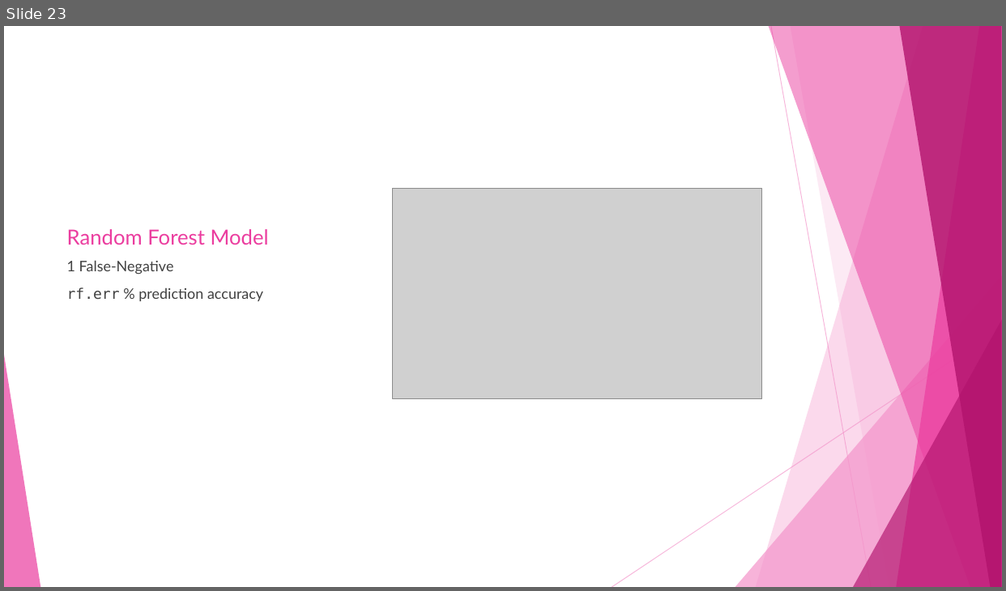
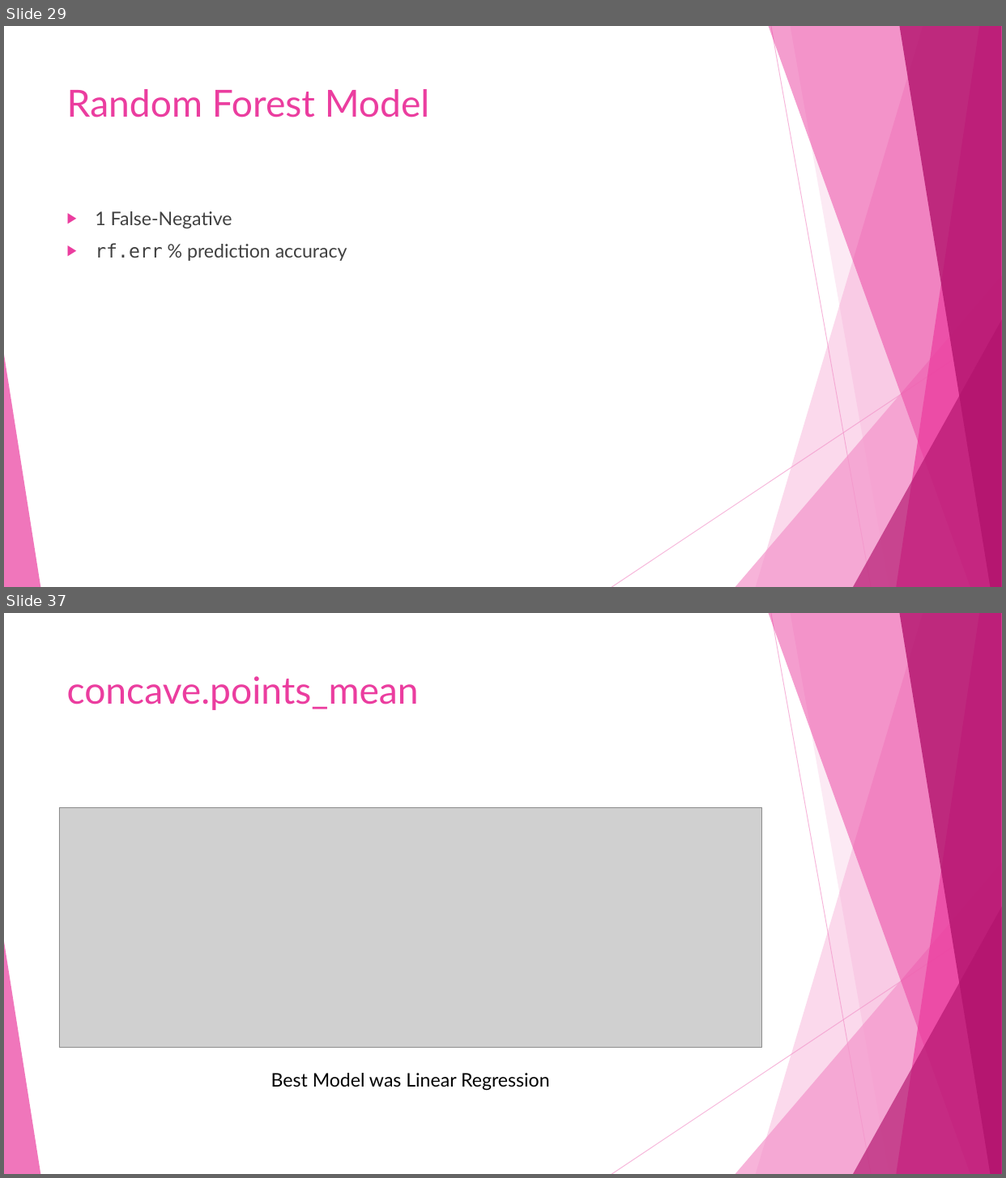
Before and after one commit to dlaposata/Breast_Cancer_Analysis, a slide deck: powerpoint.pptx. Shown one above the other, each under a label of ours: slide 23 before the commit, slides 29 and 37 after it; the slides between them are not shown. The pictures are 1006x591 and 1006x1178 pixels, drawn with LibreOffice and Linux fonts; fonts in the diff are those of the drawing; grey boxes stand for pictures. Boxes give left, top, right and bottom in pixels: in the first picture for what was removed or moved away, otherwise in the second. Text is boxed around its words. In the diff, an @@ line names an element or a change of style, - is before the commit and + after.

```diff
--- a/powerpoint.pptx
+++ b/powerpoint.pptx
@@ slide 37 added at (x1=4, y1=613, x2=1002, y2=1174), background #FFFFFF; not listed: 10 template elements that a slide beside it also shows @@
@@ title added at (x1=67, y1=676, x2=419, y2=710), 36 pt, text #EB3D9F @@
+concave.points_mean
@@ picture added at (x1=59, y1=807, x2=762, y2=1048) @@
@@ text added at (x1=271, y1=1073, x2=550, y2=1091), 18 pt, text #000000 @@
+Best Model was Linear Regression
@@ what was slide 23 is now slide 29 @@
@@ slide 29 changed as well @@
@@ title "Random Forest Model" moved from (x1=67, y1=229, x2=269, y2=245) to (x1=67, y1=89, x2=430, y2=118) @@
@@ title "Random Forest Model" at (x1=67, y1=89, x2=430, y2=118): size 20 to 36 pt; vertical alignment bottom to top @@
@@ picture removed at (x1=393, y1=189, x2=761, y2=399) @@
@@ text "1 False-Negative" moved from (x1=67, y1=260, x2=263, y2=301) to (x1=95, y1=211, x2=347, y2=261) @@
@@ text "1 False-Negative" at (x1=95, y1=211, x2=347, y2=261): size 14 to 18 pt; bullet none to ▶ @@
```
Also in this commit, not shown: 4 other slides changed, 19 other slides added, 5 slides removed, 6 other files.
